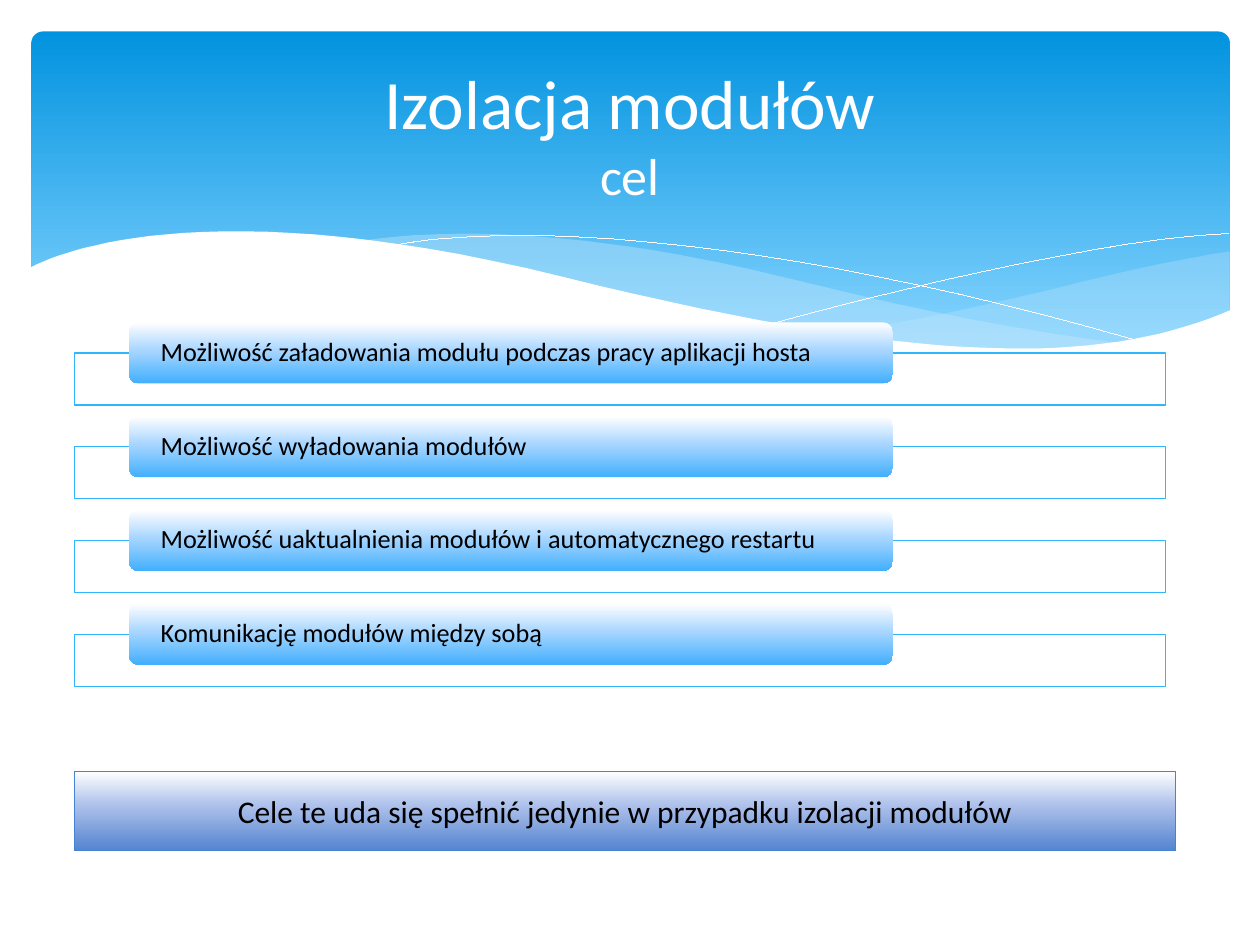
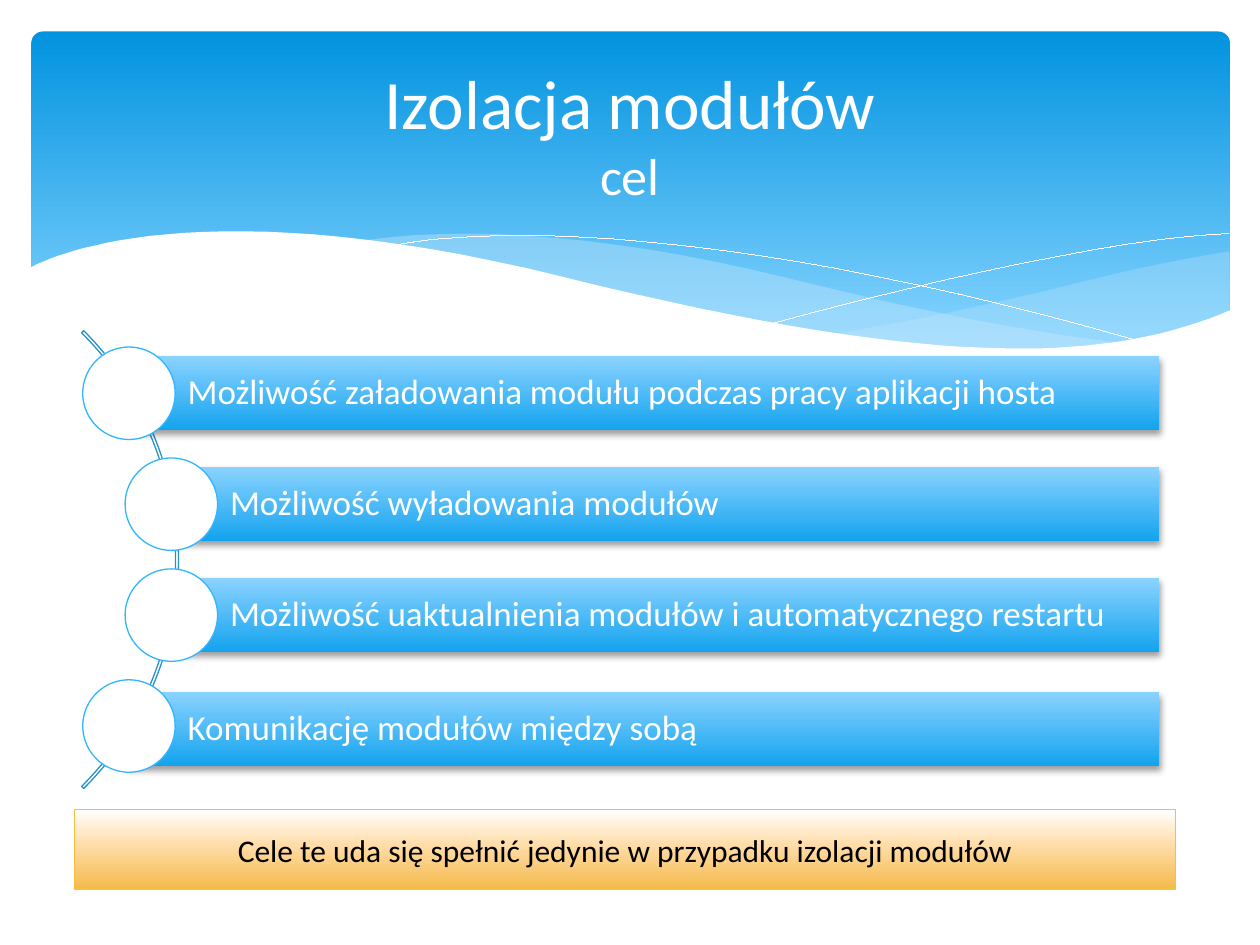
Before and after one commit to psla/Nomad, a slide deck: slide 62 of DiplomaSeminar/Presentation/Nomad.pptx (slide 60 before the commit). Drawn at 1260x945 pixels with LibreOffice and Linux fonts; fonts in the diff are those of the drawing. Boxes give left, top, right and bottom in pixels: in the first picture for what was removed or moved away, otherwise in the second. Text is boxed around its words. In the diff, an @@ line names an element or a change of style, - is before the commit and + after.

```diff
--- a/DiplomaSeminar/Presentation/Nomad.pptx
+++ b/DiplomaSeminar/Presentation/Nomad.pptx
@@ text "Możliwość załadowania modułu podczas pracy ...": place and size @@
-text "Możliwość załadowania modułu podczas pracy ..." at (161,339,811,366)
+text "Możliwość załadowania modułu podczas pracy ..." at (188,379,1056,413)
@@ rectangle: place and size @@
-rectangle at (74,353,1166,404)
+rectangle at (129,357,1159,431)
@@ text "Możliwość wyładowania modułów": place and size @@
-text "Możliwość wyładowania modułów" at (161,433,526,460)
+text "Możliwość wyładowania modułów" at (230,490,718,524)
@@ rectangle: place and size @@
-rectangle at (74,447,1166,499)
+rectangle at (171,467,1159,542)
@@ text "Możliwość uaktualnienia modułów i automatycznego ...": place and size @@
-text "Możliwość uaktualnienia modułów i automatycznego ..." at (161,527,815,553)
+text "Możliwość uaktualnienia modułów i automatycznego ..." at (230,601,1105,635)
@@ fill #FFFFFF at 90% opacity to gradient #8CD3FF to #14A2EF; outline #31B6FD 0.75 pt to none; shadow on in 3 elements at (129,357,1159,431), (171,467,1159,542), (171,578,1159,653) @@
@@ rectangle: place and size @@
-rectangle at (74,634,1166,685)
+rectangle at (171,578,1159,653)
@@ group removed at (74,323,1166,664): 4 rounded rectangles, 1 rectangle @@
@@ group added at (0,236,1159,883): 4 ellipses, 1 arch (boxed as its full ring), 1 rectangle @@
@@ size 15 to 20 pt, text colour #000000 to #FFFFFF; more space between paragraphs in 4 elements at (188,379,1056,413), (230,490,718,524), (230,601,1105,635), (188,715,697,749) @@
@@ text "Komunikację modułów między sobą": place and size @@
-text "Komunikację modułów między sobą" at (161,621,541,647)
+text "Komunikację modułów między sobą" at (188,715,697,749)
@@ rectangle "Cele te uda się spełnić ...": place and size @@
-rectangle "Cele te uda się spełnić ..." at (74,771,1176,850)
+rectangle "Cele te uda się spełnić ..." at (74,810,1176,890)
@@ rectangle "Cele te uda się spełnić ..." at (74,810,1176,890): fill gradient #FFFFFF to #ABC0EB to #5484D1 to gradient #FFFFFF to #FFDDAA to #F4BB4A; outline #4584D3 0.75 pt to #F5C040 0.75 pt @@
```
Also in this commit, not shown: 21 other slides changed, 5 slides added, 4 slides removed, 3 other files.
